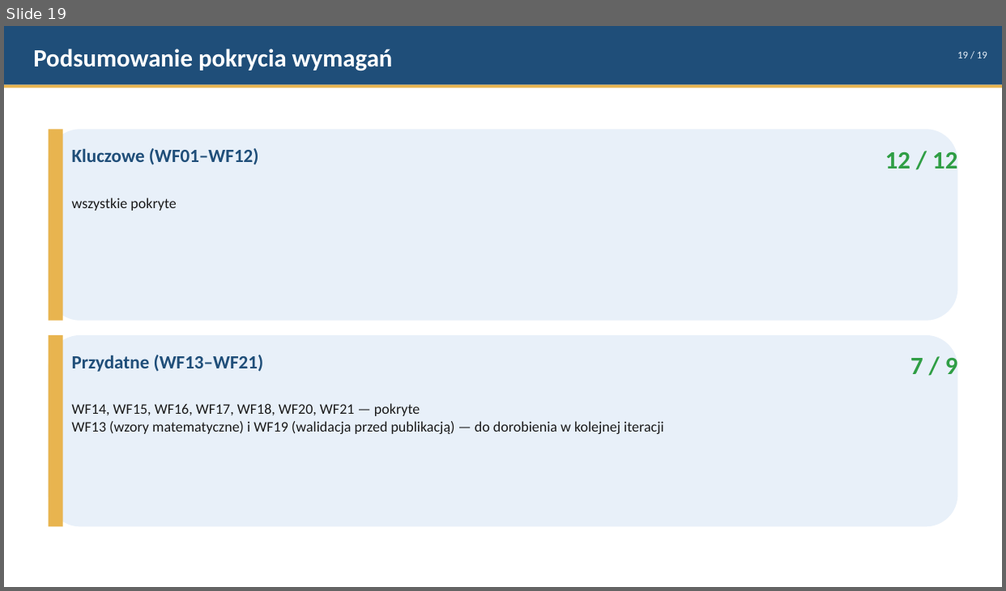
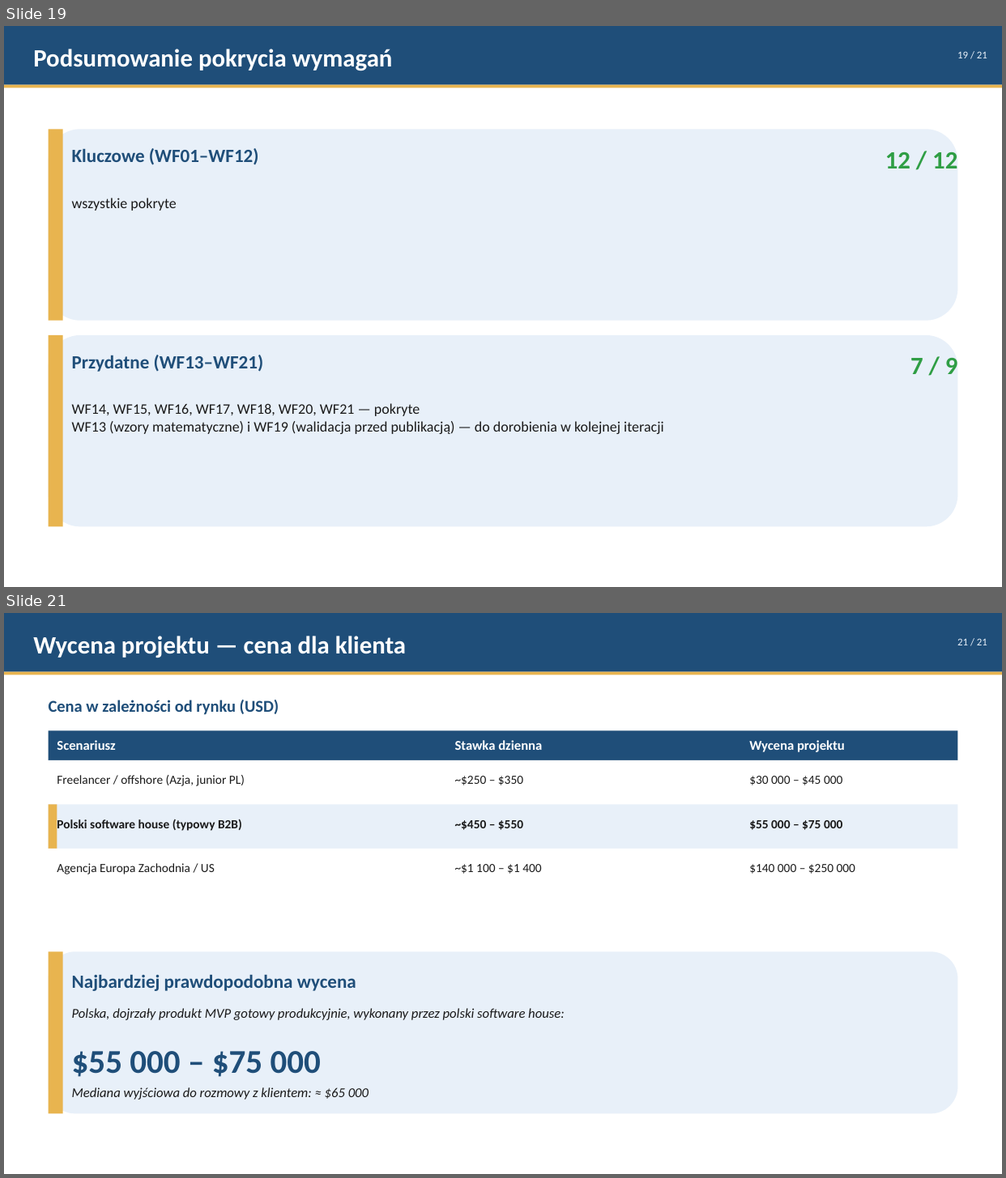
Before and after one commit to rdest-devs/cogniro, a slide deck: docs/cogniro-requirements.pptx. Shown one above the other, each under a label of ours: slide 19 before the commit, slides 19 and 21 after it; the slides between them are not shown. The pictures are 1006x591 and 1006x1178 pixels, drawn with LibreOffice and Linux fonts; fonts in the diff are those of the drawing. Boxes give left, top, right and bottom in pixels: in the first picture for what was removed or moved away, otherwise in the second. Text is boxed around its words. In the diff, an @@ line names an element or a change of style, - is before the commit and + after.

```diff
--- a/docs/cogniro-requirements.pptx
+++ b/docs/cogniro-requirements.pptx
@@ slide 21 added at bbox=[4, 613, 1002, 1174], background #FFFFFF @@
@@ rectangle added at bbox=[4, 613, 1002, 672], fill #1F4E79 @@
@@ text added at bbox=[33, 636, 406, 658], 24 pt, text #FFFFFF, bold @@
+Wycena projektu — cena dla klienta
@@ text added at bbox=[957, 638, 987, 645], 10 pt, text #E8F0F9 @@
+21 / 21
@@ rectangle added at bbox=[4, 672, 1002, 675], fill #E8B44F @@
@@ text added at bbox=[49, 700, 279, 715], 16 pt, text #1F4E79, bold @@
+Cena w zależności od rynku (USD)
@@ rectangle added at bbox=[49, 730, 957, 760], fill #1F4E79 @@
@@ text added at bbox=[57, 740, 115, 750], 13 pt, text #FFFFFF, bold @@
+Scenariusz
@@ text added at bbox=[455, 740, 542, 750], 13 pt, text #FFFFFF, bold @@
+Stawka dzienna
@@ text added at bbox=[749, 740, 845, 752], 13 pt, text #FFFFFF, bold @@
+Wycena projektu
@@ rectangle added at bbox=[49, 760, 957, 805], fill #FFFFFF @@
@@ text added at bbox=[57, 775, 245, 786], 12 pt, text #1A1A1A @@
+Freelancer / offshore (Azja, junior PL)
@@ text added at bbox=[455, 776, 523, 786], 12 pt, text #1A1A1A @@
+~$250 – $350
@@ text added at bbox=[749, 776, 842, 786], 12 pt, text #1A1A1A @@
+$30 000 – $45 000
@@ rectangle added at bbox=[49, 805, 957, 849], fill #E8F0F9 @@
@@ rectangle added at bbox=[49, 805, 57, 849], fill #E8B44F @@
@@ text added at bbox=[57, 818, 242, 833], 12 pt, text #1A1A1A, bold @@
+Polski software house (typowy B2B)
@@ text added at bbox=[455, 820, 523, 830], 12 pt, text #1A1A1A, bold @@
+~$450 – $550
@@ text added at bbox=[749, 820, 842, 830], 12 pt, text #1A1A1A, bold @@
+$55 000 – $75 000
@@ rectangle added at bbox=[49, 849, 957, 893], fill #FFFFFF @@
@@ text added at bbox=[57, 863, 215, 875], 12 pt, text #1A1A1A @@
+Agencja Europa Zachodnia / US
@@ text added at bbox=[455, 864, 541, 874], 12 pt, text #1A1A1A @@
+~$1 100 – $1 400
@@ text added at bbox=[749, 864, 855, 874], 12 pt, text #1A1A1A @@
+$140 000 – $250 000
@@ rounded rectangle added at bbox=[49, 952, 957, 1114], fill #E8F0F9 @@
@@ rectangle added at bbox=[49, 952, 63, 1114], fill #E8B44F @@
@@ text added at bbox=[72, 974, 356, 991], 18 pt, text #1F4E79, bold @@
+Najbardziej prawdopodobna wycena
@@ text added at bbox=[72, 1008, 565, 1020], 13 pt, text #1A1A1A, italic @@
+Polska, dojrzały produkt MVP gotowy produkcyjnie, wykonany przez polski software house:
@@ text added at bbox=[72, 1051, 321, 1077], 32 pt, text #1F4E79, bold @@
+$55 000 – $75 000
@@ text added at bbox=[72, 1088, 368, 1100], 13 pt, text #1A1A1A, italic @@
+Mediana wyjściowa do rozmowy z klientem: ≈ $65 000
@@ slide 19 changed as well @@
@@ text at bbox=[957, 51, 987, 58]: text changed @@
-19 / 19
+19 / 21
```
Also in this commit, not shown: 18 other slides changed, 1 other slide added.
